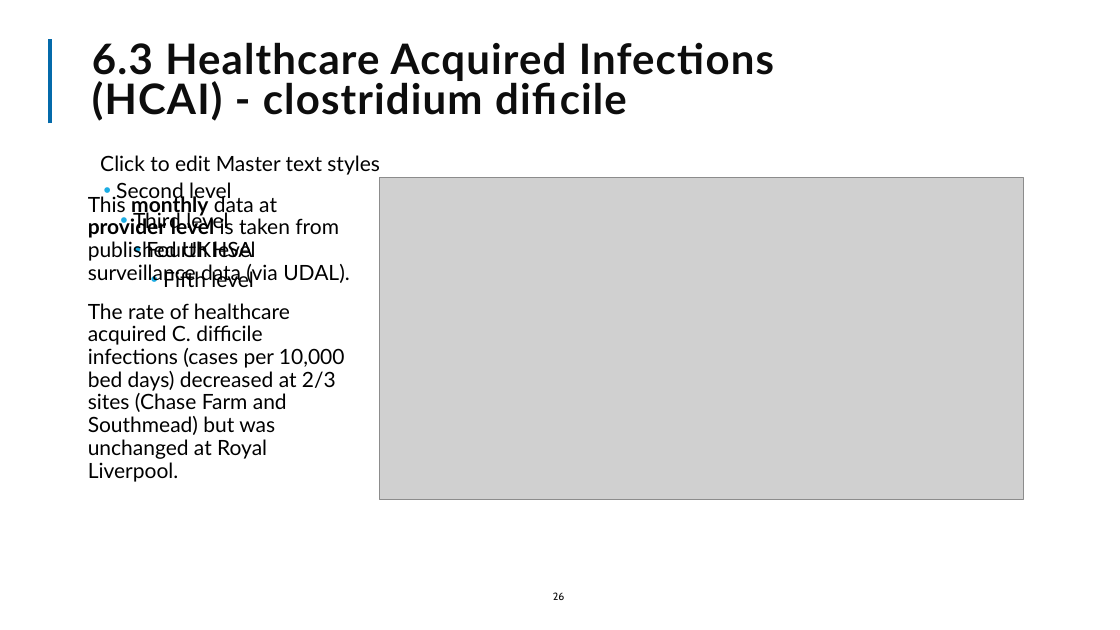
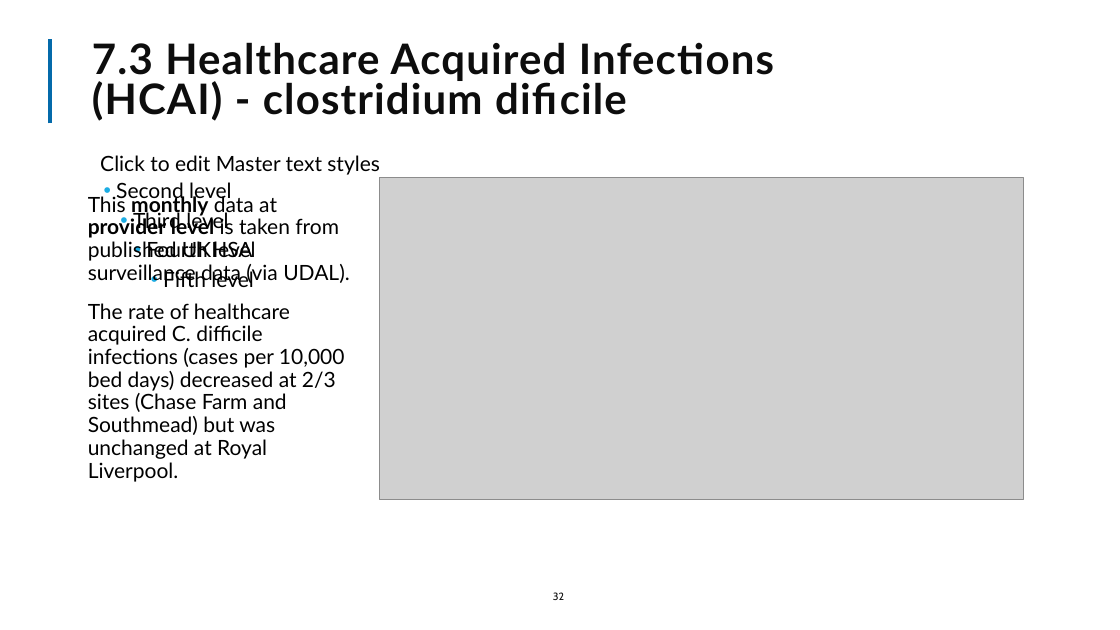
Before and after one commit to The-Strategy-Unit/nhp_sbr_impacts, a slide deck: slide 32 of NHP_SBR impacts_2024.pptx (slide 26 before the commit). Drawn at 1120x630 pixels with LibreOffice and Linux fonts; fonts in the diff are those of the drawing; grey boxes stand for pictures; background and template pictures are left out. Boxes give left, top, right and bottom in pixels: in the first picture for what was removed or moved away, otherwise in the second. Text is boxed around its words. In the diff, an @@ line names an element or a change of style, - is before the commit and + after.

Commit message:
Add/changes images to use in ppt render. Updated all text for presentation and latest render output.

```diff
--- a/NHP_SBR impacts_2024.pptx
+++ b/NHP_SBR impacts_2024.pptx
@@ title at (92,42,774,121): text changed @@
-6.3 Healthcare Acquired Infections (HCAI) - clostridium dificile
+7.3 Healthcare Acquired Infections (HCAI) - clostridium dificile
@@ page number at (553,592,564,600): text changed @@
-26
+32
```
Also in this commit, not shown: 30 other slides changed, 10 slides added, 3 other files.
